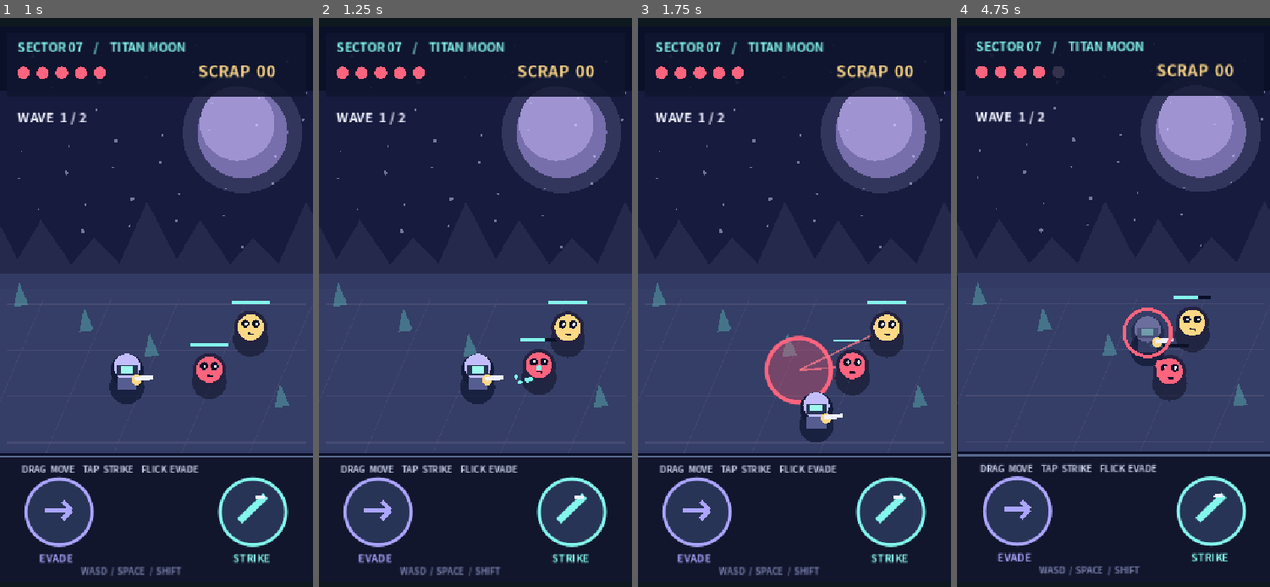
Above: before the commit, frames 1-4 (left to right).
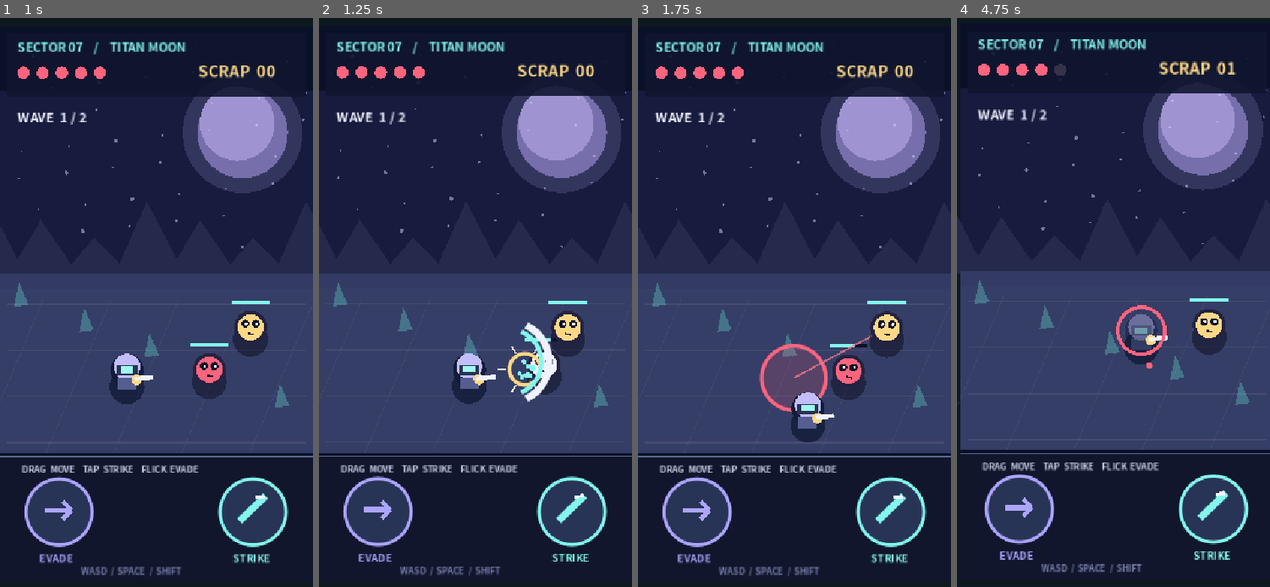
Above: after the commit, the same moments.

Repository: syjkim0125/harvest-deck
Game: Godot game, scene res://sf_combat.tscn
Same seed, same stepped clock (60 frames per second), same inputs: the game is played once before the commit and once after it.
Inputs (mouse positions are in pixels of both pictures, inside the frame that each line leads up to):
- Up to frame 1 (1 s): tap Enter at 0.5, 0.8 s; move the mouse to (225, 268) at 0.52 s; hold D from 0.53 s (still down); tap J at 0.6 s; click (225, 268) at 0.67 s; tap Space at 0.77 s
- Up to frame 2 (1.25 s): keep holding D; tap Space at 1.07 s
- Up to frame 3 (1.75 s): release D at 1.25 s; drag from (731, 336) to (778, 439) at 1.27 s
- Up to frame 4 (4.75 s): move the mouse to (1144, 154) at 2.02 s; hold D 2.03-2.75 s; tap E at 2.1 s; tap Space at 2.3, 3.77, 4.07 s; drag from (1097, 439) to (1019, 200) at 2.77 s; move the mouse to (1207, 404) at 3.52 s; hold A 3.53-4.25 s; tap J at 3.6 s; tap Enter at 3.8 s; drag from (1019, 200) to (1066, 137) at 4.27 s

Frame 1 is identical in both runs. In frame 2, 3.6% of the frame differs, in the area x 0-100%, y 4-98%; in frame 3, 3.5%; in frame 4, 10%, in the area x 0-100%, y 3-98%.

Commit message:
feat(sf): confirm hits with brief impact stop and contact burst
* feat(sf): add confirmed-hit impact pause and directional contact burst

* test(sf): assert hit pause, frozen impact frame, and no whiff feedback

Diff:
--- a/scripts/sf_belt_scroll.gd
+++ b/scripts/sf_belt_scroll.gd
@@ -25,6 +25,10 @@
 var elapsed := 0.0
 var attack_cd := 0.0
 var attack_fx := 0.0
+# Only a confirmed contact briefly freezes combat; a missed swing never does.
+var impact_pause := 0.0
+var impact_fx := 0.0
+var impact_pos := Vector2.ZERO
 var invulnerable := 0.0
 var dodge_fx := 0.0
 var hit_fx := 0.0
@@ -66,6 +70,9 @@
 	attack_cd = 0.0
 	invulnerable = 0.0
 	attack_fx = 0.0
+	impact_pause = 0.0
+	impact_fx = 0.0
+	impact_pos = Vector2.ZERO
 	hit_fx = 0.0
 	dodge_fx = 0.0
 	next_wave = -1.0
@@ -98,9 +105,16 @@
 
 func _process(delta: float) -> void:
 	var dt := minf(delta, 0.05)
+	# A very short contact pause keeps the impact readable without delaying the input itself.
+	# It freezes enemies, the player, attack cooldowns and impact particles together.
+	if mode == Mode.COMBAT and impact_pause > 0.0:
+		impact_pause = maxf(impact_pause - dt, 0.0)
+		queue_redraw()
+		return
 	elapsed += dt
 	attack_cd = maxf(attack_cd - dt, 0.0)
 	attack_fx = maxf(attack_fx - dt, 0.0)
+	impact_fx = maxf(impact_fx - dt, 0.0)
 	hit_fx = maxf(hit_fx - dt, 0.0)
 	dodge_fx = maxf(dodge_fx - dt, 0.0)
 	invulnerable = maxf(invulnerable - dt, 0.0)
@@ -199,15 +213,23 @@
 			landed += 1
 			e["hp"] = int(e["hp"]) - 1
 			e["flash"] = 0.16
-			e["stagger"] = 0.16
-			e["pos"] = pos + Vector2(float(facing) * 17.0, -5.0)
-			burst(pos, ICE, 7)
+			e["stagger"] = 0.22
+			# Knockback is directional but stays inside the playable belt.
+			e["pos"] = Vector2(
+				clampf(pos.x + float(facing) * 22.0, FIELD.position.x + 12.0, FIELD.end.x - 12.0),
+				clampf(pos.y - 5.0, FIELD.position.y + 30.0, FIELD.end.y - 22.0)
+			)
+			burst(pos, ICE, 9)
+			impact_pos = pos
+			impact_fx = 0.16
 			shake = 3.0
 			if int(e["hp"]) <= 0:
 				scraps += 3 if int(e["kind"]) == 2 else 1
 				burst(pos, GOLD, 14)
 				enemies.remove_at(i)
 	combo = mini(combo + 1, 9) if landed > 0 else 0
+	if landed > 0:
+		impact_pause = 0.055
 	if enemies.is_empty() and next_wave < 0.0:
 		next_wave = 0.86
 
@@ -373,6 +395,13 @@
 	paint_hero()
 	for p in particles:
 		draw_circle(p["pos"], 2.2 + float(p["life"]) * 4.0, p["color"])
+	if impact_fx > 0.0:
+		# The radial contact spark only appears on a real hit, not an empty swing.
+		var ring_radius := 8.0 + (0.16 - impact_fx) * 100.0
+		draw_arc(impact_pos, ring_radius, 0.0, TAU, 24, GOLD, 3.0, true)
+		for spark in range(6):
+			var ray := Vector2.RIGHT.rotated(float(spark) * TAU / 6.0)
+			draw_line(impact_pos + ray * (ring_radius + 3.0), impact_pos + ray * (ring_radius + 13.0), WHITE, 2.0)
 	if attack_fx > 0.0:
 		var attack_point := hero + Vector2(float(facing) * 45.0, -9.0)
 		draw_arc(attack_point, 47.0, -1.1 if facing == 1 else 2.0, 1.1 if facing == 1 else 4.2, 17, WHITE, 7.0, true)
--- a/tests/sf_combat.gd
+++ b/tests/sf_combat.gd
@@ -20,6 +20,11 @@
 	game.strike()
 	test(int(game.enemies[0]["hp"]) == 2, "close-range facing attack damages the crawler")
 	test(game.combo == 1 and game.attack_cd > 0.0, "confirmed strike has combo and cooldown")
+	test(game.impact_pause > 0.0 and game.impact_fx > 0.0, "confirmed contact starts a visible impact stop")
+	var stop_before: float = game.impact_pause
+	var stopped_enemy_position: Vector2 = game.enemies[0]["pos"]
+	game._process(0.016)
+	test(game.enemies[0]["pos"] == stopped_enemy_position and game.impact_pause < stop_before, "impact stop freezes enemies for one frame")
 	game.attack_cd = 0.0
 	game.enemies[0]["hp"] = 1
 	game.strike()
@@ -38,6 +43,13 @@
 	test(game.health == old_health - 1, "failed escape receives predictable telegraphed damage")
 	game.start_run()
 	test(game.scraps == 0 and game.enemies.size() == 2 and game.mode == 1, "restarting clears combat state")
+	test(game.impact_pause == 0.0 and game.impact_fx == 0.0, "restart clears impact state")
+	game.enemies[0]["pos"] = game.hero + Vector2(-65, 0)
+	game.enemies[1]["pos"] = game.hero + Vector2(-80, 0)
+	game.facing = 1
+	game.strike()
+	test(game.impact_pause == 0.0 and game.impact_fx == 0.0, "a whiff never freezes combat or plays contact effects")
+	test(game.combo == 0 and int(game.enemies[0]["hp"]) == 3, "a missed swing never rewards combo or damage")
 	game.queue_free()
 	await process_frame
 	print("SF COMBAT: %d checks / %d failures" % [checks, errors])
